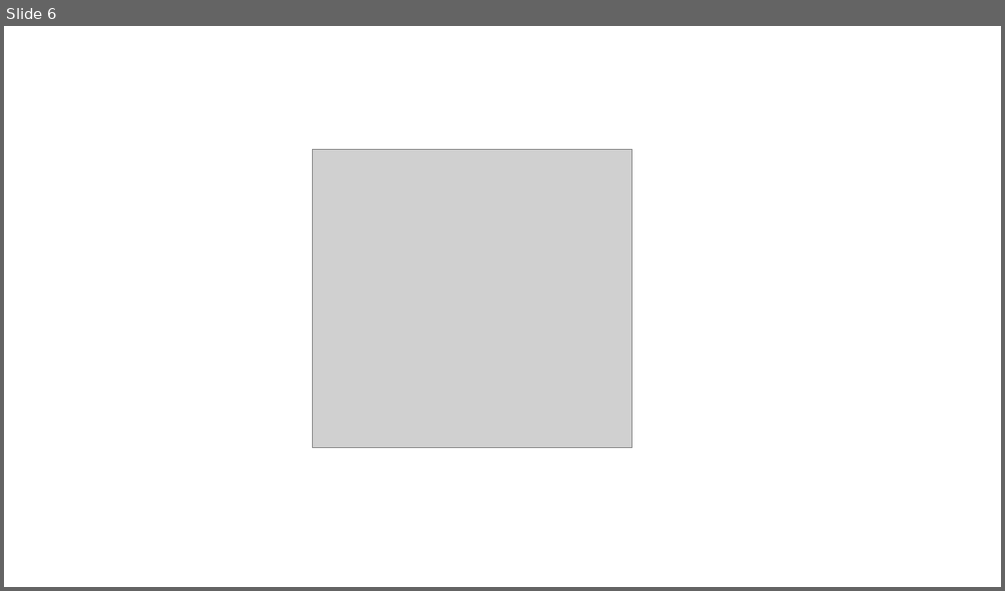
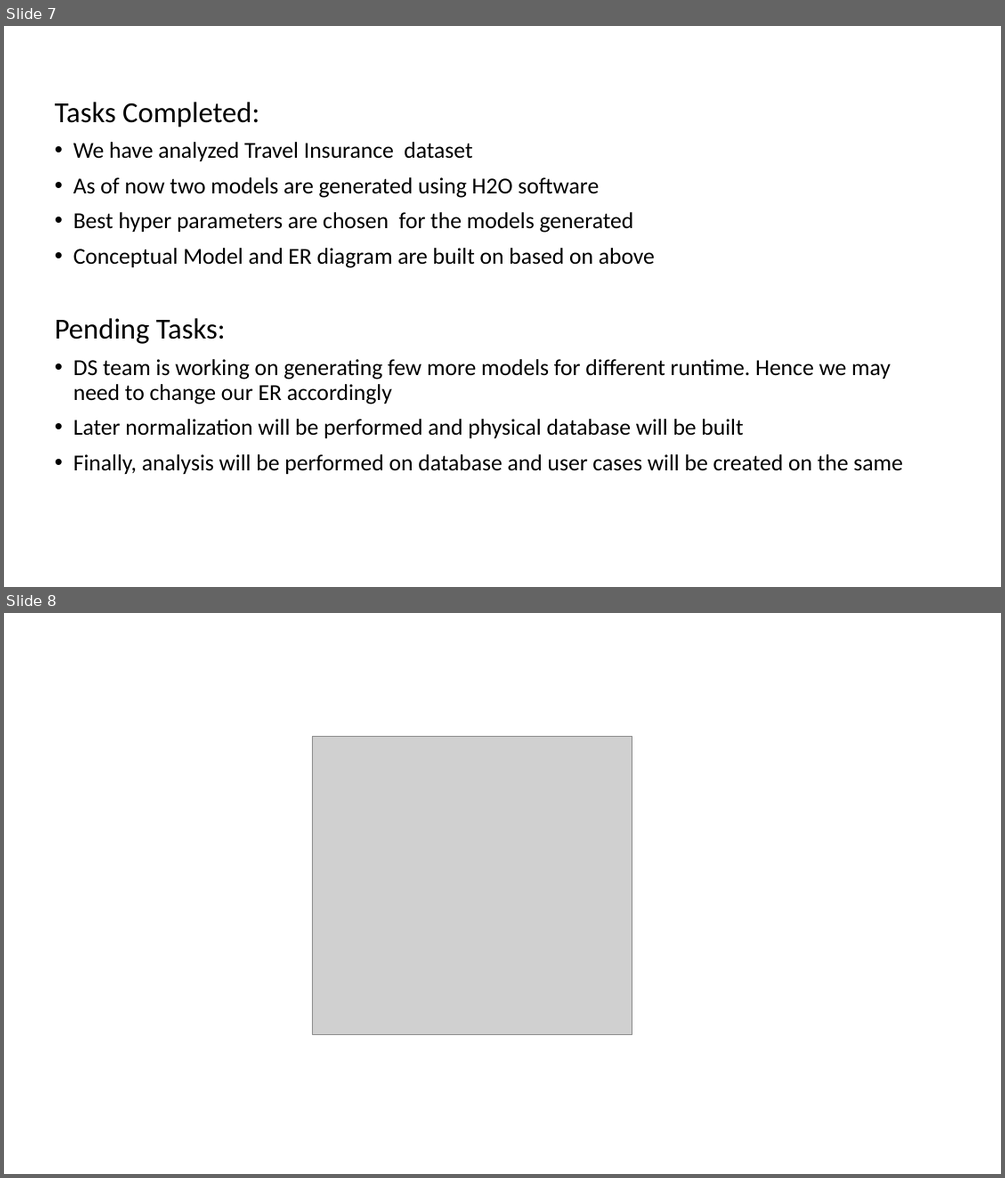
Before and after one commit to INFO6105-Spring19/hyperparameter-db-project-db14, a slide deck: Conceptual-ER.pptx. Shown one above the other, each under a label of ours: slide 6 before the commit, slides 7 and 8 after it. The pictures are 1005x591 and 1005x1178 pixels, drawn with LibreOffice and Linux fonts; fonts in the diff are those of the drawing; grey boxes stand for pictures. Boxes give left, top, right and bottom in pixels: in the first picture for what was removed or moved away, otherwise in the second. Text is boxed around its words. In the diff, an @@ line names an element or a change of style, - is before the commit and + after.

Commit message:
updates

```diff
--- a/Conceptual-ER.pptx
+++ b/Conceptual-ER.pptx
@@ slide 7 added at (x1=4, y1=26, x2=1001, y2=587), background #FFFFFF @@
@@ text added at (x1=55, y1=102, x2=903, y2=474), 22 pt, text #000000 @@
+Tasks Completed:
+• We have analyzed Travel Insurance dataset
+• As of now two models are generated using H2O software
+• Best hyper parameters are chosen for the models generated
+• Conceptual Model and ER diagram are built on based on above
+Pending Tasks:
+• DS team is working on generating few more models for different runtime. Hence we may need to change our ER accordingly
+• Later normalization will be performed and physical database will be built
+• Finally, analysis will be performed on database and user cases will be created on the same
@@ what was slide 6 is now slide 8 @@
```
Also in this commit, not shown: 1 other slide added.
